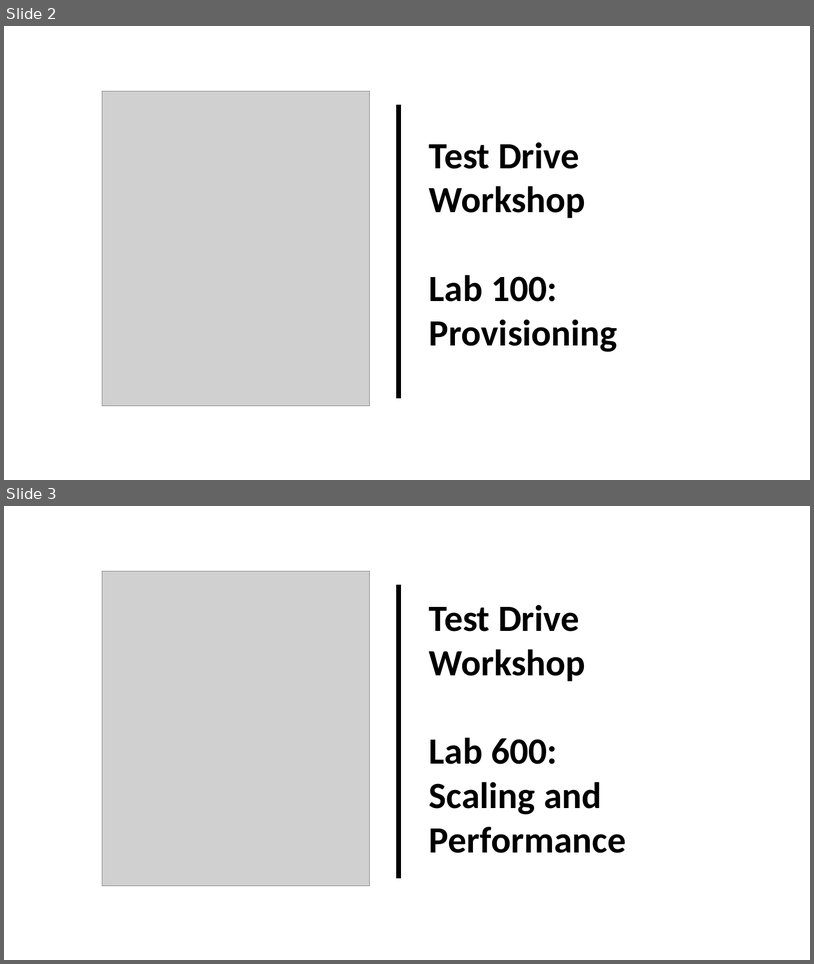
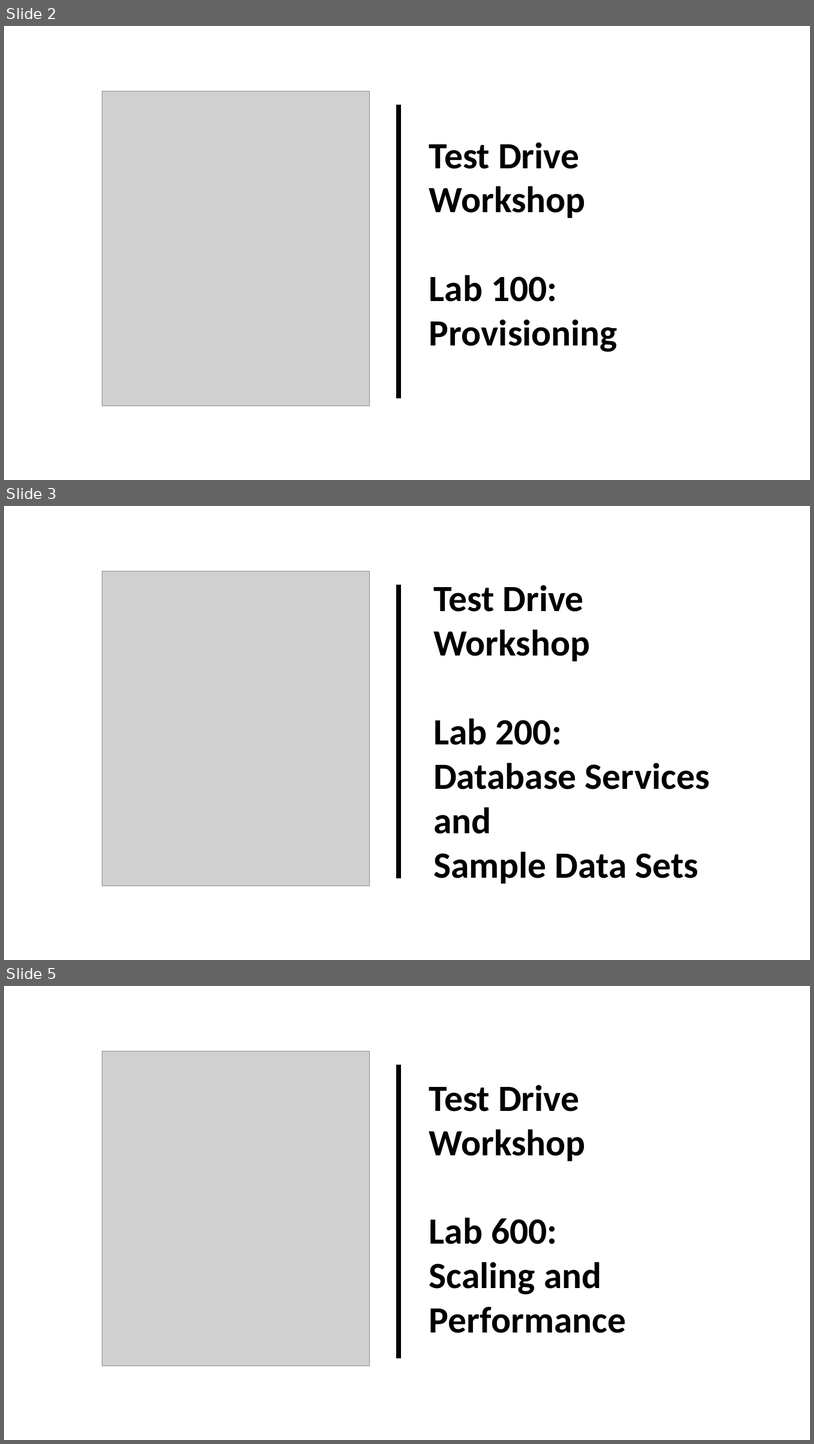
Before and after one commit to millerhoo/journey4-adwc, a slide deck: workshops/journey4-adwc/images/TitleImages.pptx. Shown one above the other, each under a label of ours: slides 2 and 3 before the commit, slides 2, 3 and 5 after it; the slides between them are not shown. The pictures are 814x964 and 814x1444 pixels, drawn with LibreOffice and Linux fonts; fonts in the diff are those of the drawing; grey boxes stand for pictures. Boxes give left, top, right and bottom in pixels: in the first picture for what was removed or moved away, otherwise in the second. Text is boxed around its words. In the diff, an @@ line names an element or a change of style, - is before the commit and + after.

```diff
--- a/workshops/journey4-adwc/images/TitleImages.pptx
+++ b/workshops/journey4-adwc/images/TitleImages.pptx
@@ slide 3 added at [4, 506, 810, 960], background #FFFFFF @@
@@ picture added at [102, 571, 370, 886] @@
@@ line added from (399, 585) to (399, 878), #000000 6 pt @@
@@ text added at [434, 585, 710, 883], 44 pt, text #000000, bold @@
+Test Drive
+Workshop
+Lab 200:
+Database Services and
+Sample Data Sets
@@ what was slide 3 is now slide 5 @@
```
Also in this commit, not shown: 1 other slide added, 4 other files.
